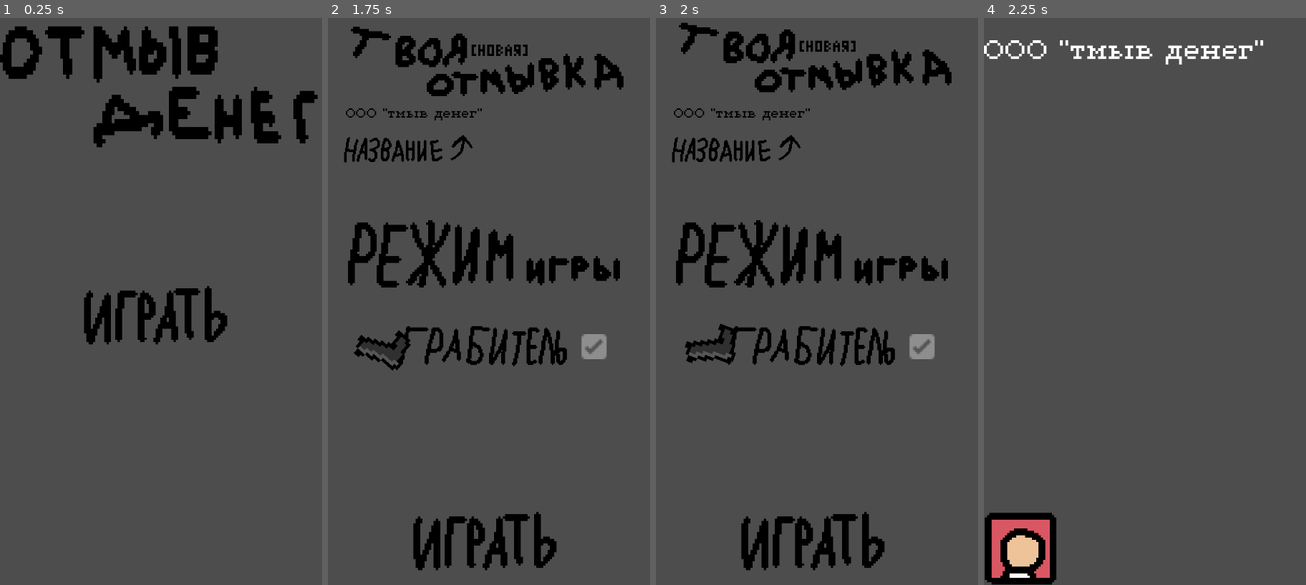
Above: before the commit, frames 1-4 (left to right).
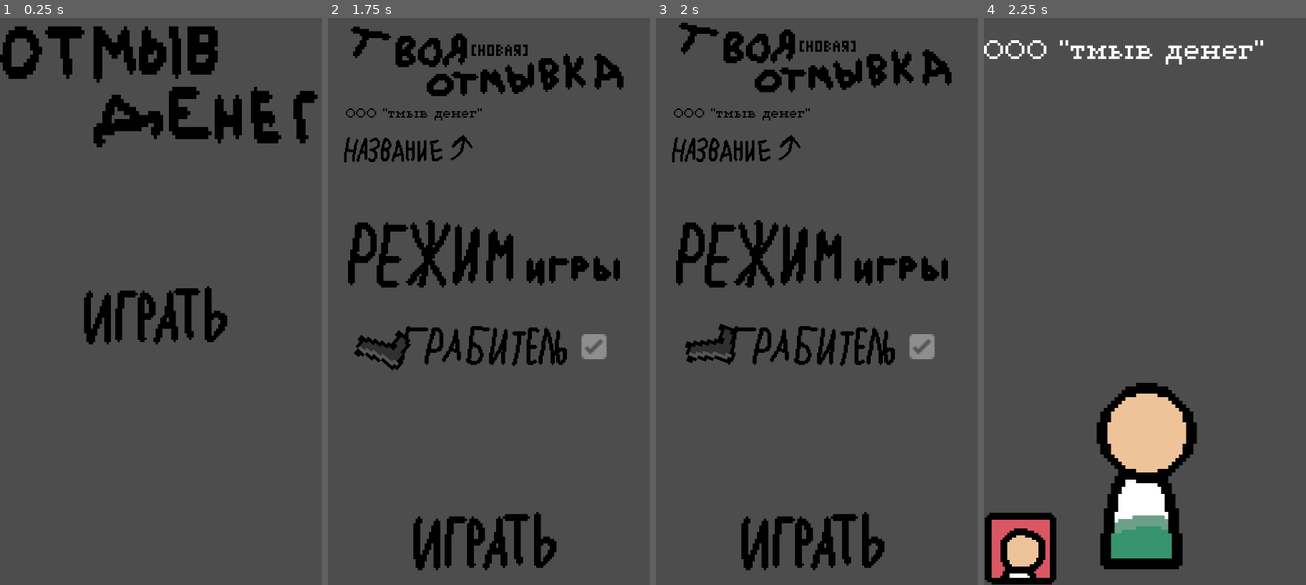
Above: after the commit, the same moments.

Repository: IvanPashaev/OOO-TMbIB-DENEG
Game: Godot game, scene res://menu.tscn
Same seed, same stepped clock (60 frames per second), same inputs: the game is played once before the commit and once after it.
Inputs (mouse positions are in pixels of both pictures, inside the frame that each line leads up to):
- Up to frame 1 (0.25 s): no input
- Up to frame 2 (1.75 s): click (482, 312) at 0.5 s; click (482, 312) at 1.25 s
- Up to frame 3 (2 s): no input
- Up to frame 4 (2.25 s): click (1145, 539) at 2 s

Frames 1-3 are identical in both runs. In frame 4, 7.8% of the frame differs, in the area x 34-67%, y 64-98%.

Commit message:
added check for gamemode(only robber currently)

Diff:
--- a/create_game.tscn
+++ b/create_game.tscn
@@ -51,7 +51,7 @@
 scale = Vector2(3, 3)
 texture = ExtResource("5_l87qa")
 
-[node name="CheckBox" type="CheckBox" parent="." unique_id=913556311]
+[node name="robber_checkbox" type="CheckBox" parent="." unique_id=913556311]
 offset_left = 547.0
 offset_top = 700.0
 offset_right = 571.0
--- a/game.tscn
+++ b/game.tscn
@@ -3,6 +3,7 @@
 [ext_resource type="Script" uid="uid://byt7cj42imhlt" path="res://scripts/game.gd" id="1_80nbo"]
 [ext_resource type="FontFile" uid="uid://ca1rgdfx6iqgl" path="res://Cairopixel-G3DeP.ttf" id="2_e2o6t"]
 [ext_resource type="Texture2D" uid="uid://ct0dwai553r6a" path="res://sprites/ui/workers_ui.png" id="3_feb5d"]
+[ext_resource type="Texture2D" uid="uid://bskm6kyt157ob" path="res://sprites/workers/worker_autoservice.png" id="4_fc0e3"]
 
 [node name="Node2D" type="Node2D" unique_id=82622752]
 script = ExtResource("1_80nbo")
@@ -20,3 +21,8 @@
 position = Vector2(82, 1199.0001)
 scale = Vector2(5, 5)
 texture = ExtResource("3_feb5d")
+
+[node name="WorkerAutoservice" type="Sprite2D" parent="." unique_id=1313947172]
+position = Vector2(364, 997)
+scale = Vector2(8, 8)
+texture = ExtResource("4_fc0e3")
--- a/scripts/create_save.gd
+++ b/scripts/create_save.gd
@@ -10,7 +10,17 @@
 func _process(delta: float) -> void:
 	pass
 
+'''gamemodes
 
+-Robber = 0
+-Gubernator = 1
+
+'''
 func _on_button_up() -> void:
 	GameData.game_data["name"] = $"../LineEdit".text
+	#var mode: int
+
+	if $"../robber_checkbox".button_pressed:
+		print("robber_mode")
+		GameData.game_data["gamemode"] = 0
 	get_tree().change_scene_to_file("res://game.tscn")
--- a/scripts/game_data.gd
+++ b/scripts/game_data.gd
@@ -3,5 +3,6 @@
 var game_data = {
 	"workers": 0,
 	"money": 0,
-	"name": 'ООО "тмыв денег"'
+	"name": 'ООО "тмыв денег"',
+	"gamemode": 0
 }
--- a/scripts/gun_cs.gd
+++ b/scripts/gun_cs.gd
@@ -8,6 +8,5 @@
 
 # Called every frame. 'delta' is the elapsed time since the previous frame.
 func _process(delta: float) -> void:
-	if $"../CheckBox".pressed:
-		var tween = create_tween()
-		tween.tween_property($".","rotation",151,1)
+	var tween = create_tween()
+	tween.tween_property($".","rotation",151,1)
